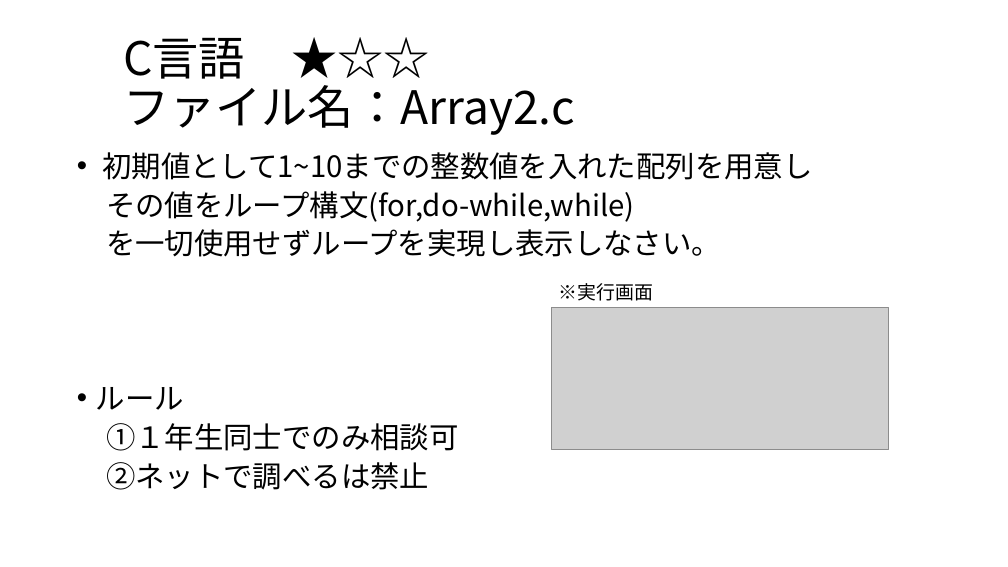
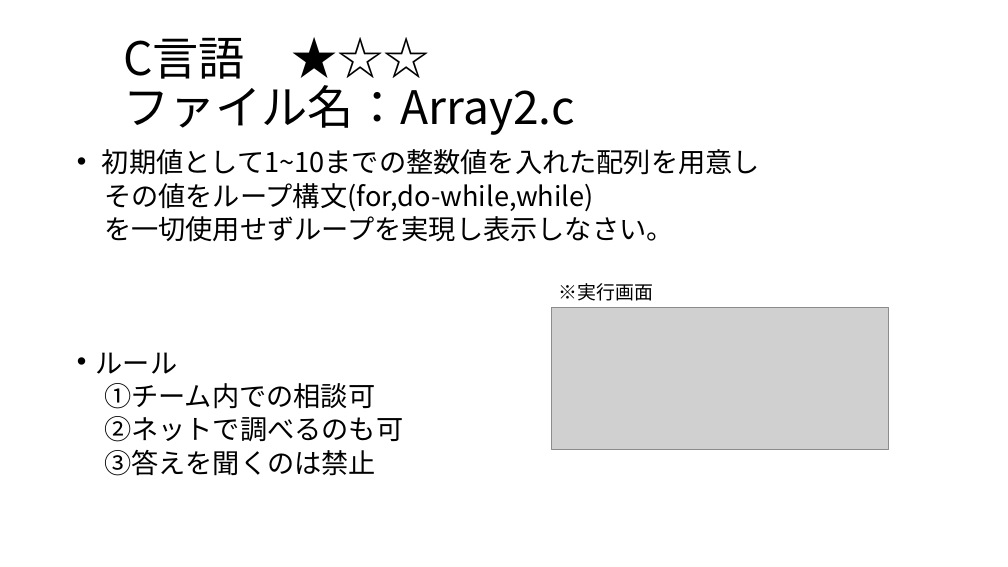
Before and after one commit to SallingProject/Subject, a slide deck: slide 4 of Master/No1.pptx. Drawn at 1008x567 pixels with LibreOffice and Linux fonts; fonts in the diff are those of the drawing; grey boxes stand for pictures. Boxes give left, top, right and bottom in pixels: in the first picture for what was removed or moved away, otherwise in the second. Text is boxed around its words. In the diff, an @@ line names an element or a change of style, - is before the commit and + after.

Commit message:
二問目のルールを変更

```diff
--- a/Master/No1.pptx
+++ b/Master/No1.pptx
@@ text at (96,149,760,374): size 28 to 25.9 pt in "初期値として1~10までの整数値を入れた配列を用意し", "その値をループ構文(for,do-while,while)", "を一切使用せずループを実現し表示しなさい。", "ルール"; line spacing 0.8 to 0.7 @@
@@ text at (104,383,403,476): text changed; size 28 to 25.9 pt @@
-①１年生同士でのみ相談可
-②ネットで調べるは禁止
+①チーム内での相談可
+②ネットで調べるのも可
+③答えを聞くのは禁止
```
